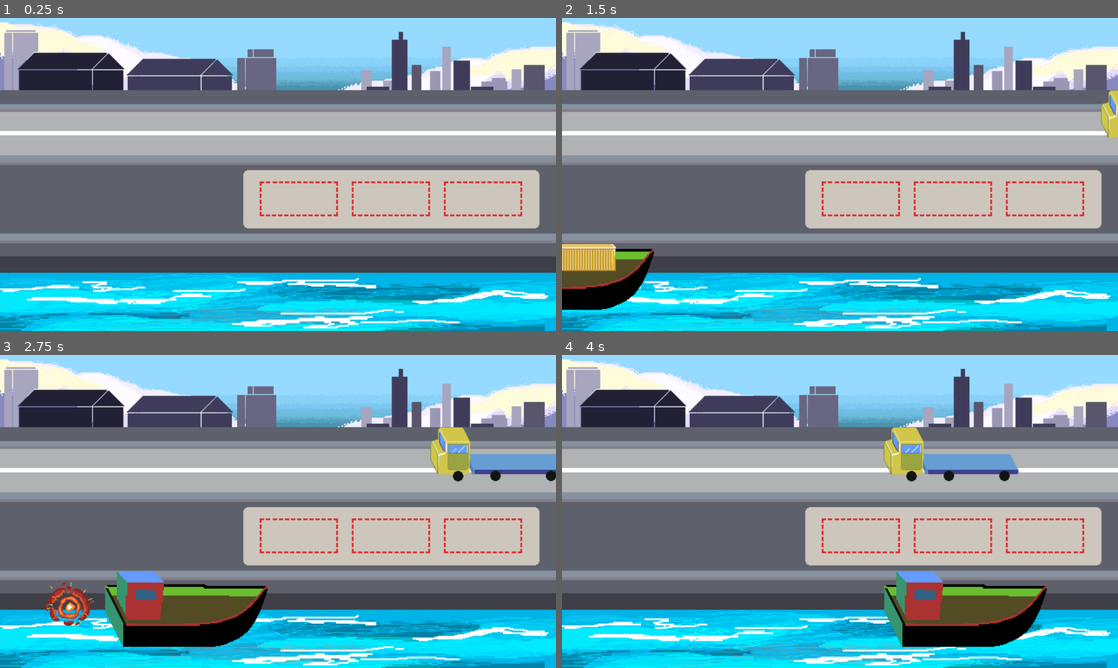
Above: before the commit, frames 1-4 (two rows, left to right).
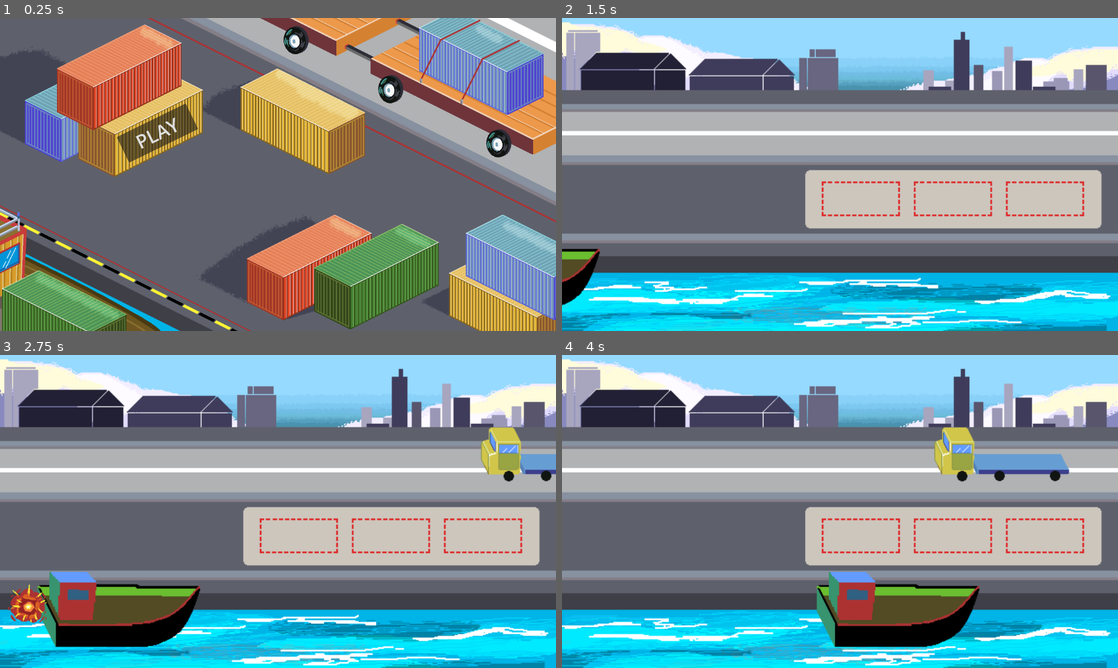
Above: after the commit, the same moments.

Repository: FlorCardinali/Game-jam-4.12.2023-puerto-de-ingeniero-white-
Game: Godot game, scene res://menu_inicio.tscn
Two runs of this game, one before a commit and one after it. Both use one fixed random seed, a clock stepped at 60 frames per second and the inputs below. Before the commit the project starts from res://main.tscn.
Inputs (mouse positions are in pixels of both pictures, inside the frame that each line leads up to):
- Up to frame 1 (0.25 s): no input
- Up to frame 2 (1.5 s): click (717, 133) at 0.5 s, where only the run after the commit has a clickable "PLAY"; move the mouse to (962, 158) at 1.27 s; press the mouse at (962, 158) at 1.28 s
- Up to frame 3 (2.75 s): move the mouse to (72, 596) at 2.02 s; release the mouse at (72, 596) at 2.03 s; click (72, 596) at 2.1 s
- Up to frame 4 (4 s): move the mouse to (895, 442) at 2.77 s; press the mouse at (895, 442) at 2.78 s; move the mouse to (812, 574) at 3.52 s; release the mouse at (812, 574) at 3.53 s; click (812, 574) at 3.6 s

The runs differ from the first frame. In frame 1, 85% of the frame differs, in the area x 0-100%, y 0-100%; in frame 2, 3.1%; in frame 3, 9.9%; in frame 4, 10%.

Commit message:
menu inicio (antes de modular)

Diff:
--- /dev/null
+++ b/Inicio.gd
@@ -0,0 +1,12 @@
+extends Node2D
+@export var main:PackedScene
+
+
+func _ready():
+	pass
+
+func _process(delta):
+	pass
+
+func _on_play_pressed():
+	get_tree().change_scene_to_packed(main)
--- a/main.gd
+++ b/main.gd
@@ -4,9 +4,12 @@
 @export var caja:PackedScene
 @export var camion:PackedScene
 
-var escena_caja = load("res://caja.tscn")
 var nivel = 1
+#derrota
+var fallos = 0
+#victoria
 var puntos = 0
+
 
 #barco
 var barco_instancia
@@ -22,6 +25,7 @@
 var colision_camion #donde se guarda el movimiento del camion
 var vector_camion = Vector2(-5,0) #velocidad a la que va el camion
 var area_camioncito
+
 
 
 func _ready():
@@ -57,6 +61,14 @@
 
 
 func _process(delta):
+
+	#condicion de victoria
+	if  puntos >= 2*nivel:
+		nivel+=1
+		$Ganaste.visible = true
+#		get_tree().paused
+
+
 
 	#creador de camiones
 	if not hay_camion:
@@ -101,9 +113,12 @@
 	if par_camion.position.x <= -400:
 		if area_camioncito.get_overlapping_bodies().size() > 0:
 			area_camioncito.get_overlapping_bodies()[0].queue_free() #eliminacion de caja
-		#contado de puntos
+			#contado de puntos
 			puntos += 1
-			print(puntos)
+			print("puntos: ", puntos)
+		else:
+			fallos+=1
+			print("fallos: ", fallos)
 		par_camion.queue_free()
 		hay_camion = false
 
--- a/main.tscn
+++ b/main.tscn
@@ -105,4 +105,10 @@
 frame_progress = 1.0
 centered = false
 
+[node name="Ganaste" type="ColorRect" parent="."]
+visible = false
+offset_right = 1917.0
+offset_bottom = 1079.0
+color = Color(0.0117647, 0.0431373, 0.0666667, 0.654902)
+
 [connection signal="animation_finished" from="explocion" to="." method="_on_explocion_animation_finished"]
--- a/menu.tscn
+++ /dev/null
@@ -1,39 +0,0 @@
-[gd_scene load_steps=4 format=3 uid="uid://c6wvrvpsdwi0s"]
-
-[ext_resource type="Texture2D" uid="uid://dol3fu44qxbxh" path="res://img/botones/Reanudar-17.png" id="1_o67pt"]
-[ext_resource type="Texture2D" uid="uid://oqwkl7mep5co" path="res://img/botones/Reanudar-19.png" id="2_1bbeu"]
-[ext_resource type="Texture2D" uid="uid://ox6hnrlp3152" path="res://img/botones/Reanudar-18.png" id="3_7ch2o"]
-
-[node name="menu" type="Node2D"]
-
-[node name="hover" type="ColorRect" parent="."]
-offset_right = 1920.0
-offset_bottom = 1080.0
-color = Color(0.0156863, 0.192157, 0.2, 0.368627)
-
-[node name="Reanudar-pausa" type="TextureButton" parent="."]
-process_mode = 3
-process_priority = 1
-z_index = 5
-z_as_relative = false
-offset_left = 237.0
-offset_top = 162.0
-offset_right = 1095.0
-offset_bottom = 548.0
-texture_normal = ExtResource("1_o67pt")
-texture_pressed = ExtResource("2_1bbeu")
-texture_hover = ExtResource("3_7ch2o")
-
-[node name="Opciones-pausa" type="TextureButton" parent="."]
-offset_left = 768.0
-offset_top = 605.0
-offset_right = 1078.0
-offset_bottom = 689.0
-
-[node name="Creditos-pausa" type="TextureButton" parent="."]
-offset_right = 40.0
-offset_bottom = 40.0
-
-[node name="Salir-pausa" type="TextureButton" parent="."]
-offset_right = 40.0
-offset_bottom = 40.0
--- /dev/null
+++ b/menu_inicio.tscn
@@ -0,0 +1,25 @@
+[gd_scene load_steps=4 format=3 uid="uid://chy5jnwc84n0c"]
+
+[ext_resource type="Script" path="res://Inicio.gd" id="1_0uyne"]
+[ext_resource type="PackedScene" uid="uid://t73h5m77xd8s" path="res://main.tscn" id="2_8ghba"]
+[ext_resource type="Texture2D" uid="uid://0necnmkdeb67" path="res://img/menu/Portada_Referencia.png" id="2_blodh"]
+
+[node name="Node2D" type="Node2D"]
+script = ExtResource("1_0uyne")
+main = ExtResource("2_8ghba")
+
+[node name="fondo_inicio" type="Sprite2D" parent="."]
+texture = ExtResource("2_blodh")
+centered = false
+
+[node name="Play" type="Button" parent="."]
+process_mode = 3
+offset_left = 403.0
+offset_top = 411.0
+offset_right = 668.0
+offset_bottom = 509.0
+rotation = -0.453258
+theme_override_font_sizes/font_size = 65
+text = "PLAY"
+
+[connection signal="pressed" from="Play" to="." method="_on_play_pressed"]
--- a/project.godot
+++ b/project.godot
@@ -11,7 +11,7 @@
 [application]
 
 config/name="Game jam 4.12"
-run/main_scene="res://main.tscn"
+run/main_scene="res://menu_inicio.tscn"
 config/features=PackedStringArray("4.0", "Mobile")
 
 [display]
Binary file added: img/barco/Cabina barco.png
Not shown, added: img/barco/Cabina barco.png.import
Binary file added: img/barco/Coraza barco.png
Not shown, added: img/barco/Coraza barco.png.import
Binary file added: img/camion/Camion delante.png
Not shown, added: img/camion/Camion delante.png.import
Binary file added: img/camion/Camion detras.png
Not shown, added: img/camion/Camion detras.png.import
Binary file added: img/menu/Portada_Referencia.png
Not shown, added: img/menu/Portada_Referencia.png.import
